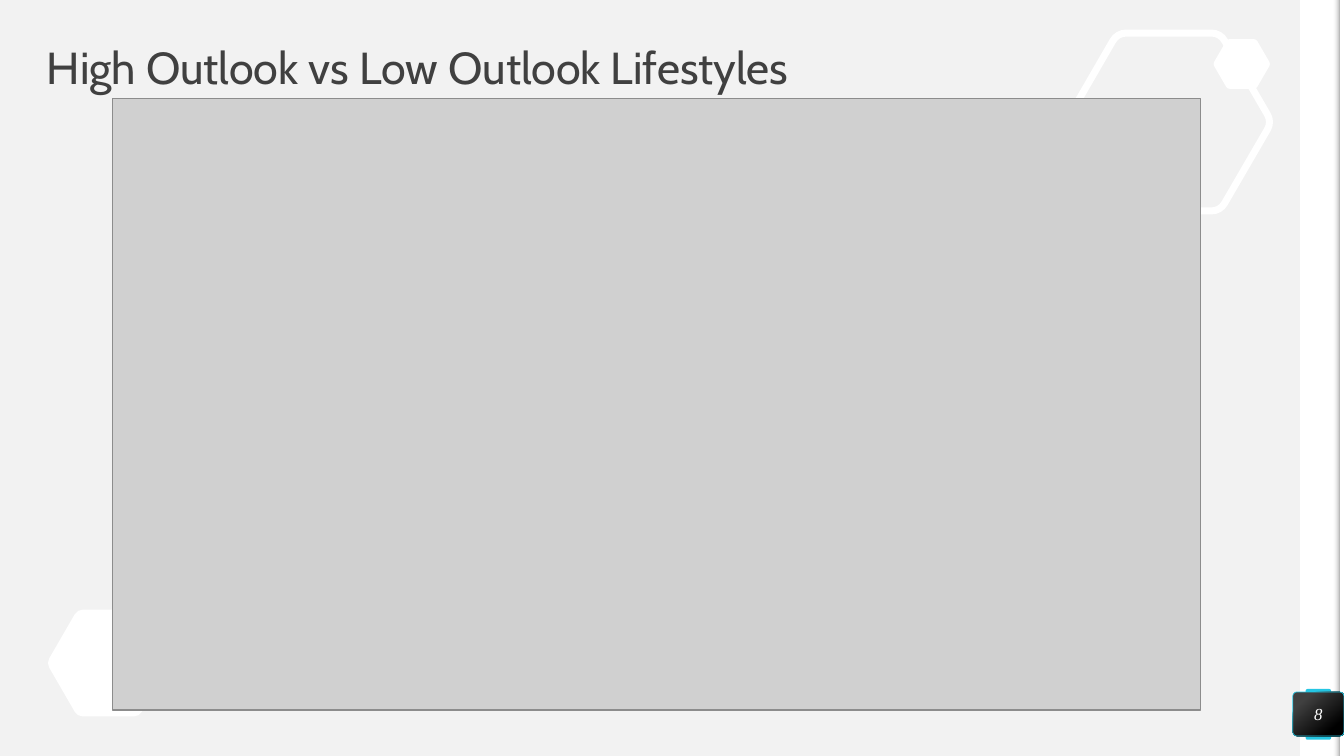
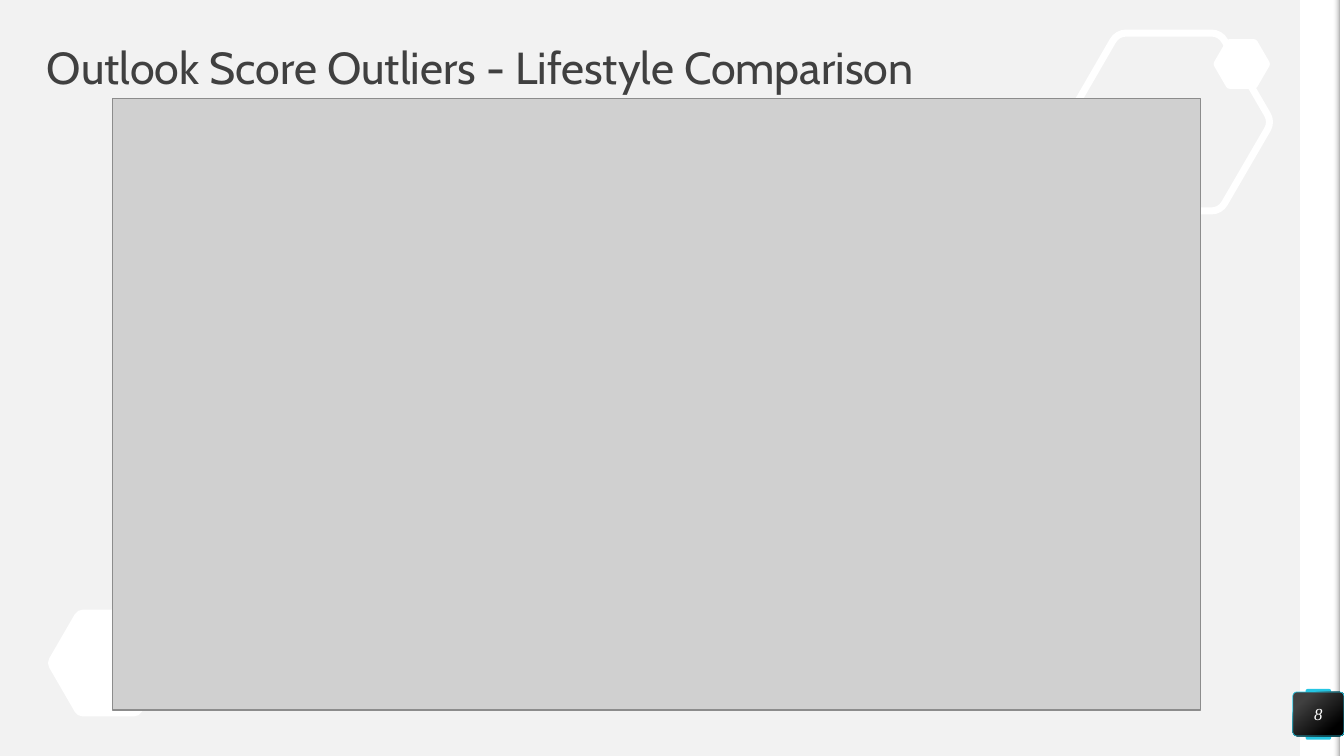
Before and after one commit to abrunlinger/Quarantine-Lifestyle-Analysis, a slide deck: slide 8 of Quarantine Survey Analysis.pptx. Drawn at 1344x756 pixels with LibreOffice and Linux fonts; fonts in the diff are those of the drawing; grey boxes stand for pictures. Boxes give left, top, right and bottom in pixels: in the first picture for what was removed or moved away, otherwise in the second. Text is boxed around its words. In the diff, an @@ line names an element or a change of style, - is before the commit and + after.

Commit message:
updated presentation to include updated visuals and page titles

```diff
--- a/Quarantine Survey Analysis.pptx
+++ b/Quarantine Survey Analysis.pptx
@@ title at <box>47,50,913,94</box>: text changed @@
-High Outlook vs Low Outlook Lifestyles
+Outlook Score Outliers - Lifestyle Comparison
```
Also in this commit, not shown: 1 other slide changed.
